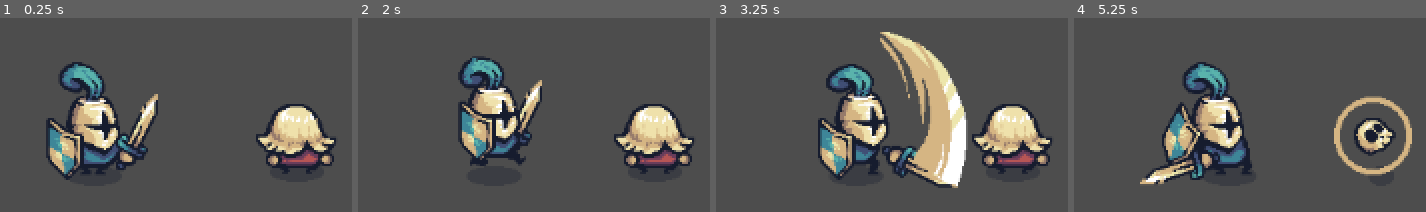
Above: before the commit, frames 1-4 (left to right).
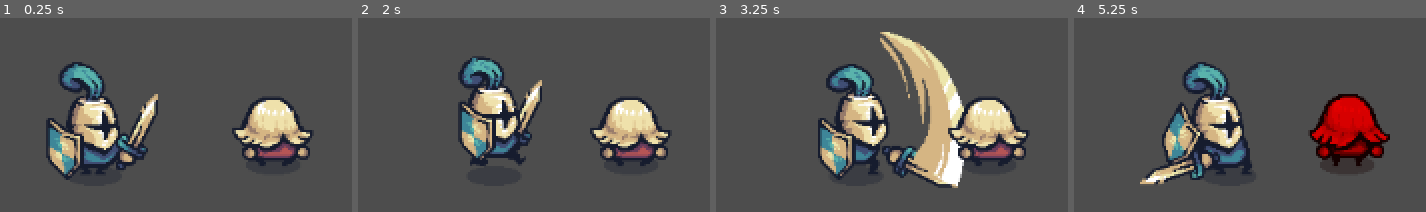
Above: after the commit, the same moments.

Repository: GitGud9786/Shore-Swords
Game: Godot game, scene res://Scenes/Game.tscn
Same seed, same stepped clock (60 frames per second), same inputs: the game is played once before the commit and once after it.
Inputs:
- Up to frame 1 (0.25 s): no input
- Up to frame 2 (2 s): tap Enter (ui_accept) at 0.5, 0.77, 1.52 s; hold Right (move_right) from 0.53 s (still down); tap Space (attack) at 0.6, 1.35 s
- Up to frame 3 (3.25 s): release Right (move_right) at 2.03 s; hold Left (move_left) 2.03-2.78 s; tap Space (attack) at 2.1, 2.85 s; hold Right (move_right) from 2.78 s (still down); tap Enter (ui_accept) at 3.02 s
- Up to frame 4 (5.25 s): tap Space (attack) at 3.6, 4.35, 5.1 s; tap Enter (ui_accept) at 3.77, 4.52 s; release Right (move_right) at 4.28 s; hold Left (move_left) 4.28-5.03 s; hold Right (move_right) from 5.03 s (still down)

The runs differ from the first frame. In frame 1, 7.1% of the frame differs, in the area x 65-96%, y 41-81%; in frame 2, 7.1%; in frame 3, 7.2%; in frame 4, 8.1%, in the area x 67-97%, y 39-82%.

Commit message:
Further work on the enemy

Diff:
--- a/Scenes/Game.tscn
+++ b/Scenes/Game.tscn
@@ -11,4 +11,4 @@
 [node name="Camera2D" type="Camera2D" parent="."]
 
 [node name="enemy" parent="." instance=ExtResource("2_to067")]
-position = Vector2(149, -7)
+position = Vector2(132, -12)
--- a/Scenes/enemy.tscn
+++ b/Scenes/enemy.tscn
@@ -302,24 +302,27 @@
 size = Vector2(32, 49)
 
 [sub_resource type="RectangleShape2D" id="RectangleShape2D_45n76"]
-size = Vector2(40, 49)
+size = Vector2(28, 28)
 
 [node name="enemy" type="CharacterBody2D"]
 script = ExtResource("1_w6v3m")
 
 [node name="AnimatedSprite2D" type="AnimatedSprite2D" parent="."]
 sprite_frames = SubResource("SpriteFrames_6xsk3")
-animation = &"pawn_dead"
+animation = &"pawn_idle"
 autoplay = "pawn_idle"
-frame = 7
-frame_progress = 0.741999
 
 [node name="attack_area_collision" type="Area2D" parent="AnimatedSprite2D"]
-position = Vector2(39, 0)
 
 [node name="attack_collision" type="CollisionShape2D" parent="AnimatedSprite2D/attack_area_collision"]
+position = Vector2(38, 0)
 shape = SubResource("RectangleShape2D_5wnam")
 
 [node name="body_collision" type="CollisionShape2D" parent="."]
-position = Vector2(1, 0.5)
 shape = SubResource("RectangleShape2D_45n76")
+
+[node name="Timer" type="Timer" parent="."]
+wait_time = 0.5
+one_shot = true
+
+[connection signal="timeout" from="Timer" to="." method="_on_timer_timeout"]
--- a/Scenes/protagonist.tscn
+++ b/Scenes/protagonist.tscn
@@ -198,7 +198,7 @@
 size = Vector2(56, 66)
 
 [sub_resource type="RectangleShape2D" id="RectangleShape2D_72ndm"]
-size = Vector2(37, 40)
+size = Vector2(37, 32)
 
 [node name="Protagonist" type="CharacterBody2D"]
 script = ExtResource("1_k8e0m")
@@ -212,11 +212,10 @@
 monitoring = false
 
 [node name="attack_collision" type="CollisionShape2D" parent="AnimatedSprite2D/area_collision"]
-position = Vector2(57, -3)
+position = Vector2(48, 0)
 shape = SubResource("RectangleShape2D_ok3tt")
 
 [node name="body_collision" type="CollisionShape2D" parent="."]
-position = Vector2(-0.5, 12)
 shape = SubResource("RectangleShape2D_72ndm")
 
 [connection signal="animation_finished" from="AnimatedSprite2D" to="." method="_on_animated_sprite_2d_animation_finished"]
--- a/Scripts/enemy.gd
+++ b/Scripts/enemy.gd
@@ -1,10 +1,35 @@
 extends CharacterBody2D
+
+@onready var animated_sprite: AnimatedSprite2D = $AnimatedSprite2D
+@onready var timer: Timer = $Timer
 
 const SPEED = 100.0
 
+var HEALTH = 100
+var DAMAGE = 20
+var flash_color = Color(0.9,0,0)
+var flash_duration = 0.4
+
+func get_health():
+	return HEALTH
+
+func get_damage():
+	return DAMAGE
+
+func take_damage(damage):
+	HEALTH -= damage
+	if HEALTH<=0:
+		animated_sprite.play("pawn_dead")
+		await get_tree().create_timer(1.0).timeout
+		queue_free()
+	else:#only show a hit effect
+		animated_sprite.modulate = flash_color
+		timer.start()
+
+
 # Called when the node enters the scene tree for the first time.
 func _ready() -> void:
-	pass # Replace with function body.
+	pass
 
 
 # Called every frame. 'delta' is the elapsed time since the previous frame.
@@ -12,3 +37,7 @@
 	pass
 	#velocity.x = SPEED
 	#move_and_slide()
+
+
+func _on_timer_timeout() -> void:
+	animated_sprite.modulate = Color(1, 1, 1)
--- a/Scripts/protagonist.gd
+++ b/Scripts/protagonist.gd
@@ -66,9 +66,7 @@
 		animated_sprite.play("knight_idle")
 
 
-
 func _on_area_collision_body_entered(body: Node2D) -> void:
 	print("Enemy hit successful")
-	body.get_node("AnimatedSprite2D").play("pawn_dead")
-	await get_tree().create_timer(5.0).timeout
-	body.queue_free()
+	body.take_damage(20)
+	print(body.get_health())
